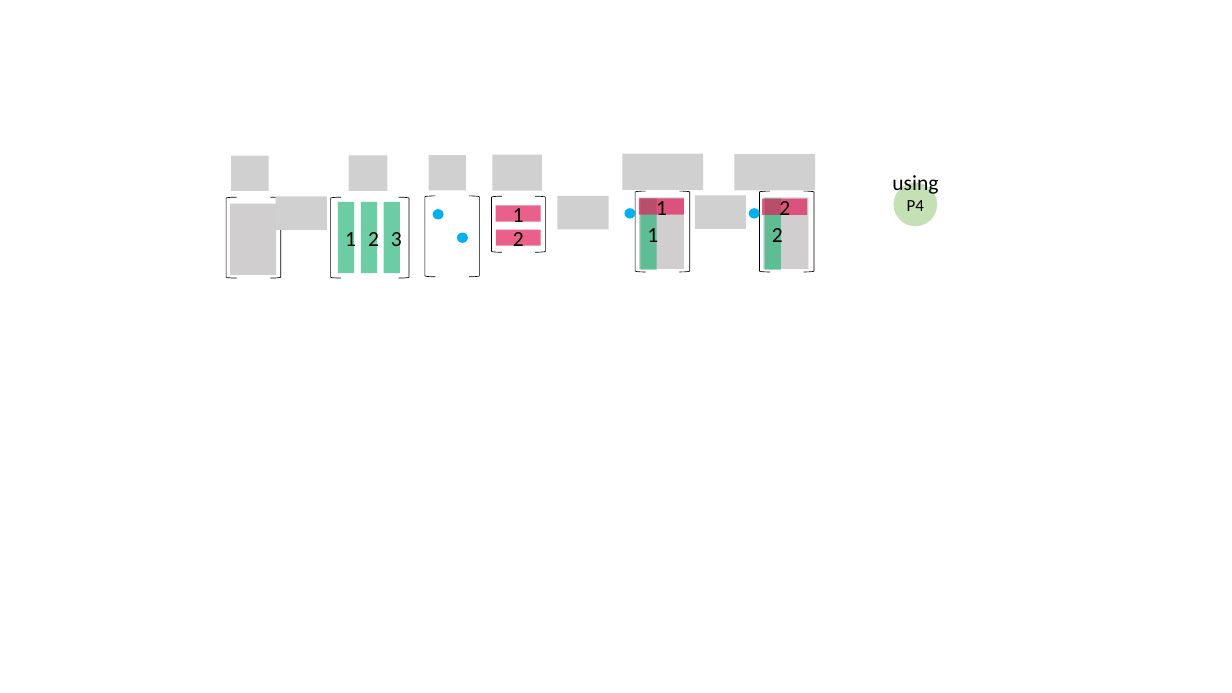
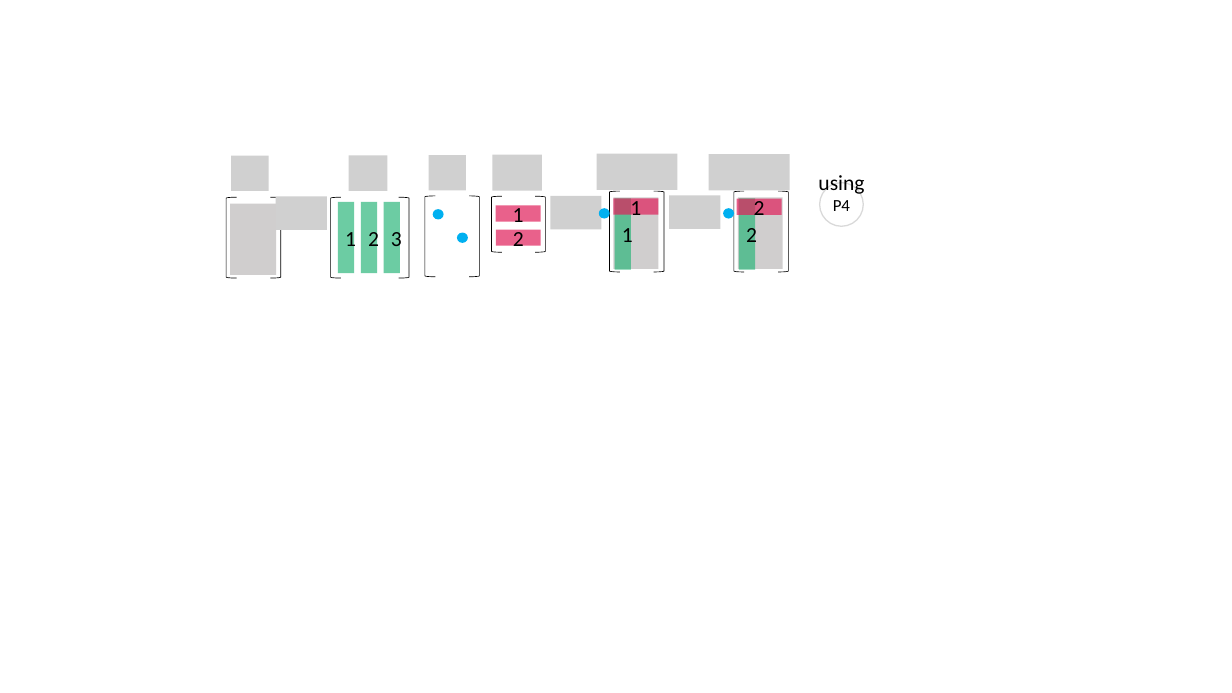
Before and after one commit to kenjihiranabe/The-Art-of-Linear-Algebra, a slide deck: slide 42 of Illustrations-j.pptx (slide 19 before the commit). Drawn at 1232x693 pixels with LibreOffice and Linux fonts; fonts in the diff are those of the drawing; grey boxes stand for pictures. Boxes give left, top, right and bottom in pixels: in the first picture for what was removed or moved away, otherwise in the second. Text is boxed around its words. In the diff, an @@ line names an element or a change of style, - is before the commit and + after.

```diff
--- a/Illustrations-j.pptx
+++ b/Illustrations-j.pptx
@@ text "using" rewrapped from (892, 172, 938, 196) to (818, 175, 864, 194) @@
@@ picture: place and size @@
-picture at (557, 196, 608, 229)
+picture at (551, 196, 602, 229)
@@ 6 rectangles, 4 left brackets, 3 pictures, 2 ellipses: place and size @@
-6 rectangles, 4 left brackets, 3 pictures, 2 ellipses at (622, 153, 816, 272)
+6 rectangles, 4 left brackets, 3 pictures, 2 ellipses at (597, 153, 790, 272)
@@ ellipse "P4": place and size @@
-ellipse "P4" at (894, 183, 937, 226)
+ellipse "P4" at (820, 183, 863, 226)
@@ ellipse "P4" at (820, 183, 863, 226): fill #C5E0B4 to none; outline none to #D9D9D9 1 pt @@
```
Also in this commit, not shown: 14 other slides changed, 24 slides added, 1 slide removed, 6 other files.
